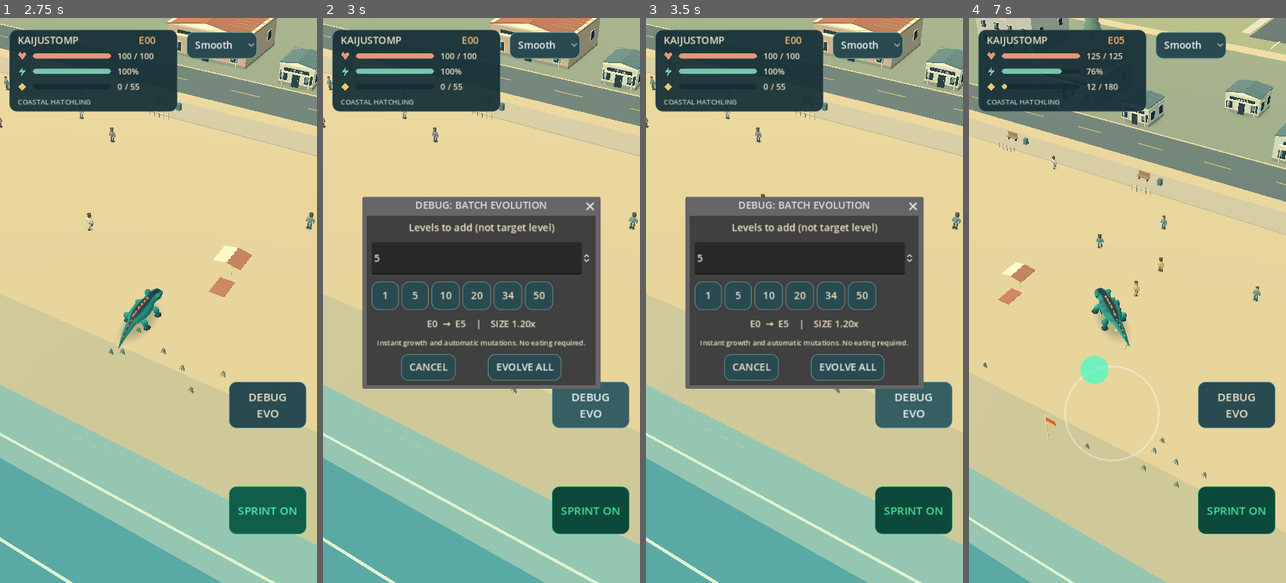
Above: before the commit, frames 1-4 (left to right).
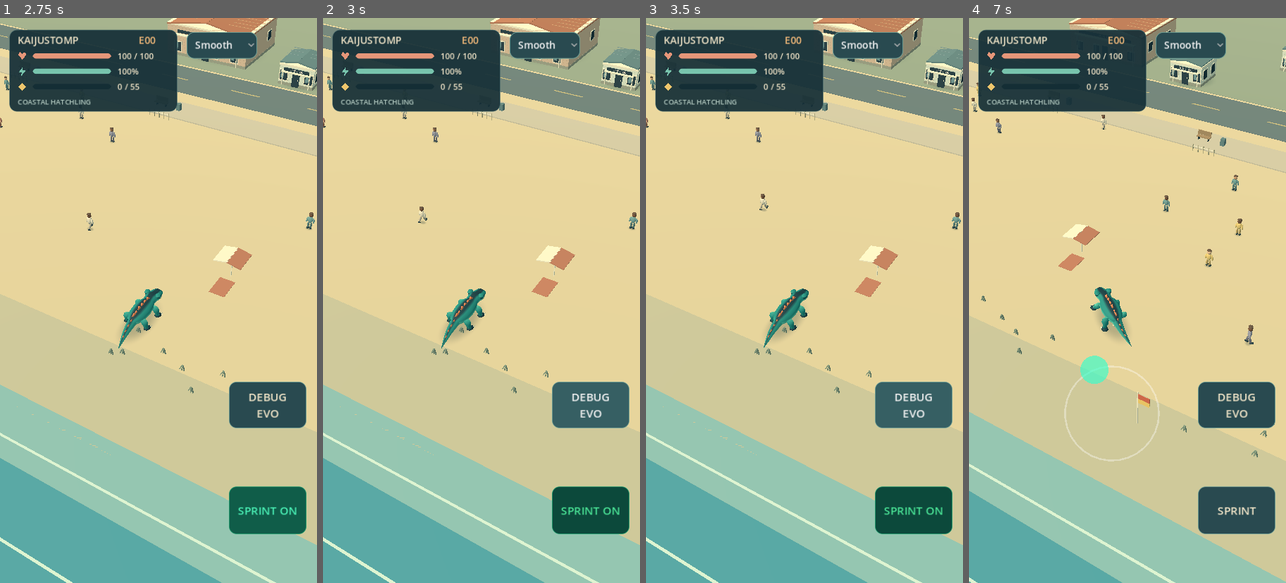
Above: after the commit, the same moments.

Repository: kavemankai/Kaijustomp
Game: Godot game, scene res://scenes/BeachDemo.tscn
Same seed, same stepped clock (60 frames per second), same inputs: the game is played once before the commit and once after it.
Inputs (mouse positions are in pixels of both pictures, inside the frame that each line leads up to):
- Up to frame 1 (2.75 s): click "Smooth" at 0.5 s; click "SPRINT" at 1.25 s; click "SPRINT ON" at 2 s
- Up to frame 2 (3 s): click "DEBUG EVO" at 2.75 s
- Up to frame 3 (3.5 s): no input
- Up to frame 4 (7 s): click (1171, 368) at 3.5 s, where only the run before the commit has a clickable "EVOLVE ALL"; tap Enter (ui_accept) at 4.25 s; drag from (1127, 300) to (1159, 176) at 4.27 s; drag from (1064, 328) to (1111, 413) at 5.02 s; move the mouse to (1159, 176) at 5.77 s; hold Right (ui_right) 5.78-6.5 s; tap Shift at 5.85 s; drag from (1111, 413) to (1032, 215) at 6.52 s

Frame 1 is identical in both runs. In frame 2, 25% of the frame differs, in the area x 12-88%, y 31-66%; in frame 3, 25%; in frame 4, 28%, in the area x 0-100%, y 0-100%.
Error after the commit: Invalid call. Nonexistent function 'get_vbox' in base 'ConfirmationDialog'. (res://scripts/beach/BeachDemo.gd:738)

Commit message:
Place mobile level selector in ConfirmationDialog managed layout

Diff:
--- a/scripts/beach/BeachDemo.gd
+++ b/scripts/beach/BeachDemo.gd
@@ -735,7 +735,7 @@
 	ui_layer.add_child(debug_batch_dialog)
 	var column := VBoxContainer.new()
 	column.add_theme_constant_override("separation", 12)
-	debug_batch_dialog.add_child(column)
+	debug_batch_dialog.get_vbox().add_child(column)
 	var heading := Label.new()
 	heading.text = "Levels to add (not target level)"
 	heading.horizontal_alignment = HORIZONTAL_ALIGNMENT_CENTER
